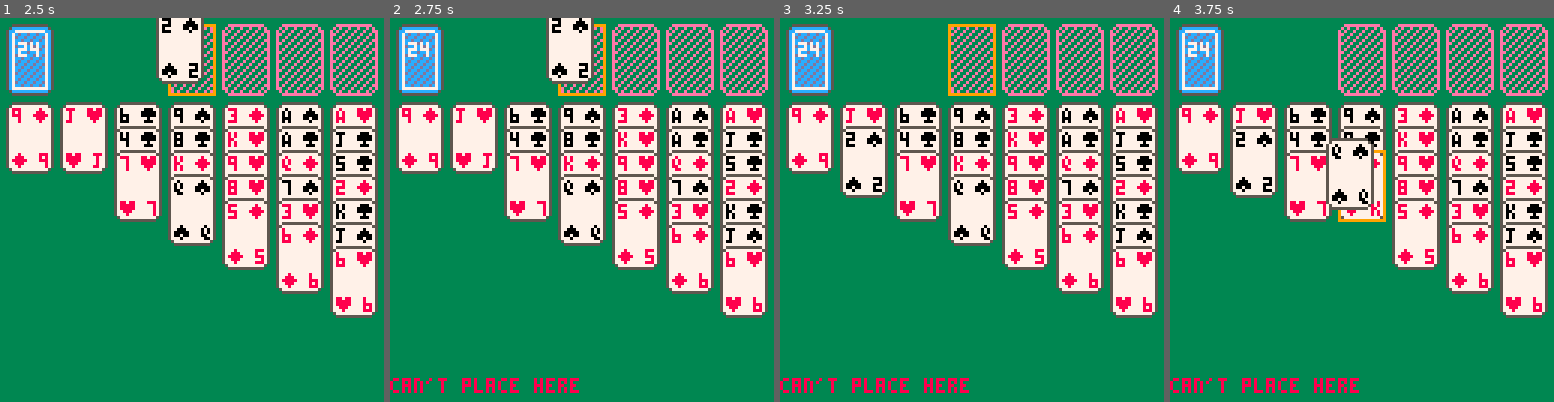
Above: before the commit, frames 1-4 (left to right).
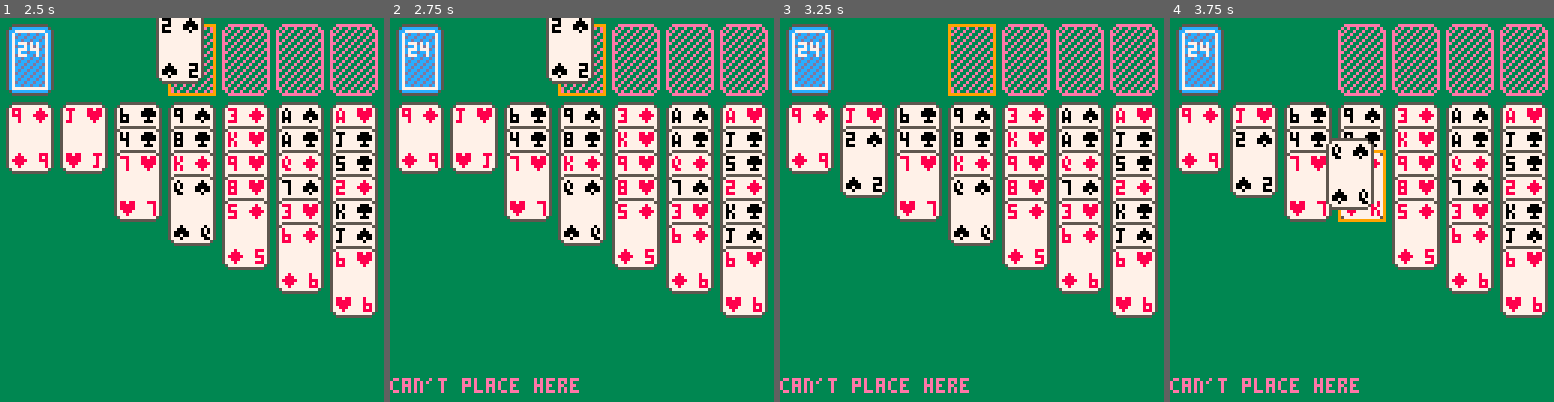
Above: after the commit, the same moments.

Repository: marcus-grant/pico8-kabafuda
Game: PICO-8 cartridge kabafuda.p8
Two runs of this game, one before a commit and one after it. Both use one fixed random seed, a clock stepped at 60 frames per second and the inputs below.
Inputs:
- Up to frame 1 (2.5 s): tap X (X key) at 0.33, 1.07, 1.85 s; tap O (Z key) at 0.7, 1.7, 2.1 s; hold Right 1.6-2.1 s; hold Up 2.15-2.42 s; hold Right from 2.47 s (still down)
- Up to frame 2 (2.75 s): keep holding Right; tap O (Z key) at 2.5 s
- Up to frame 3 (3.25 s): tap O (Z key) at 2.9 s; tap X (X key) at 2.97 s; release Right at 3.03 s; hold Left from 3.08 s (still down)
- Up to frame 4 (3.75 s): tap O (Z key) at 3.3, 3.7 s; release Left at 3.58 s; hold Down from 3.63 s (still down)

Frame 1 is identical in both runs. In frame 2, 0.8% of the frame differs, in the area x 0-50%, y 93-98%; in frame 3, 0.8%; in frame 4, 0.8%.

Commit message:
Ref: Clean up debug prints & improve dialog color
- Change dialog message color to 14 (darker/more readable)
- Remove unused debug functions: print_st(), strcard()
- Remove 'num cards' debug print from spr_st()
- Keep essential UI prints: stock count, waste count, stock actions
- Cleaner codebase ready for future features

Diff:
--- a/kabafuda.p8
+++ b/kabafuda.p8
@@ -545,7 +545,7 @@
 function rend_dialog(msg,x,y,frames)
  --render timed dialog message
  if frames > 0 then
-  print(msg, x, y, 8)
+  print(msg, x, y, 14)
  end
 end
 
@@ -567,53 +567,9 @@
 	spr_card(c.r,c.s,x,y)
 	x += 16
  end
- msg = "num cards: "
- msg = msg..#sts.sto
- print(msg,8,104,4)
-end
-
-function strcard(card)
- if card.r < 10 then
-  txt = tostr(card.r)
- elseif card.r == R10 then
-  txt = "0"
- elseif card.r == RJ then
-  txt = "j"
- elseif card.r == RQ then
-  txt = "q"
- elseif card.r == RK then
-  txt = "k"
- elseif card.r == RA then
-  txt = "a"
- else
-  txt = "bad"
- end
- if card.s == HRT then
-  txt = txt.."h"
- elseif card.s == SPD then
-  txt = txt.."s"
- elseif card.s == DIA then
-  txt = txt.."d"
- elseif card.s == CLB then
-  txt = txt.."c"
- else
-  txt = txt.."!"
- end
- return txt
-end
-
-function print_st(st)
- pt = {0, 0}
- for c in all(st) do
-  msg = strcard(c)
-  print(msg, pt[1], pt[2])
-  pt[1] += 16
-  if pt[1] >= 128 then
-   pt[1] = 0
-   pt[2] += 16
-  end
- end
-end
+end
+
+
 
 function spr_sto(is_sto)
  --Draw stock area sprite
